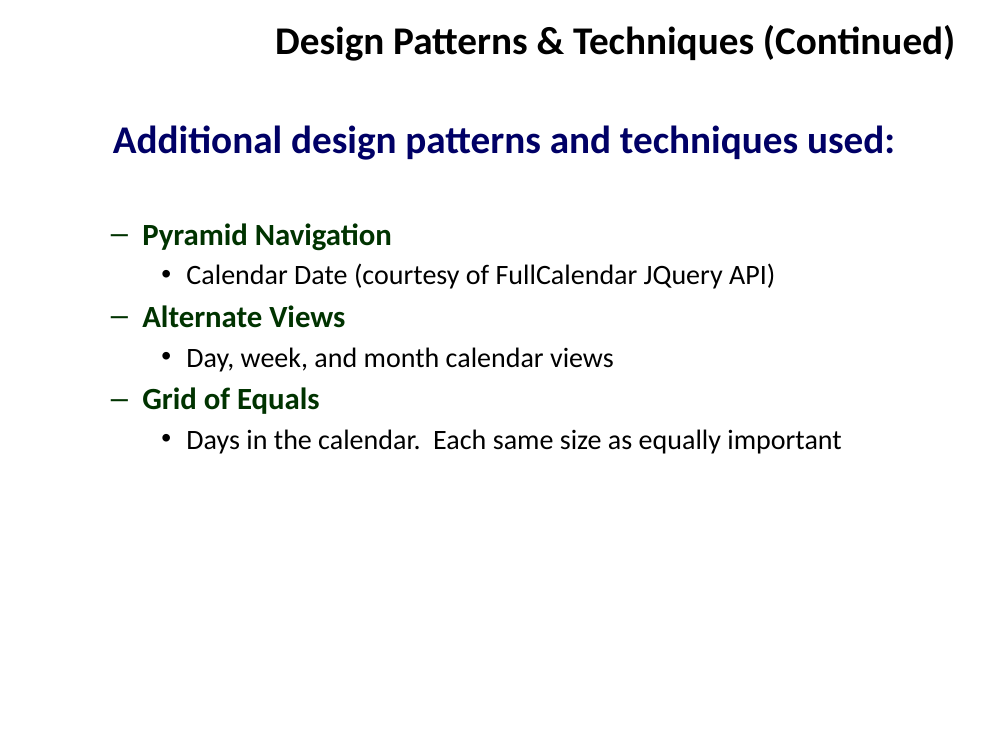
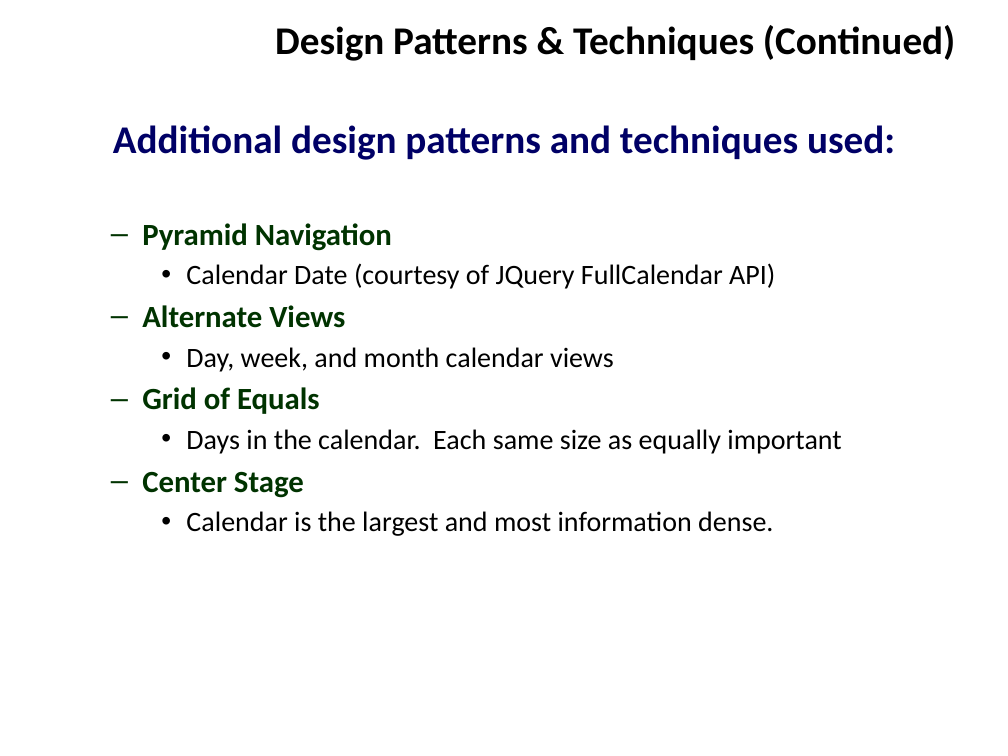
Before and after one commit to ZaydH/CS235, a slide deck: slide 5 of Assignment #3 - Application Prototype/CS235 - Assignment #3 - Application Prototype.pptx. Drawn at 1008x756 pixels with LibreOffice and Linux fonts; fonts in the diff are those of the drawing; background and template pictures are left out. Boxes give left, top, right and bottom in pixels: in the first picture for what was removed or moved away, otherwise in the second. Text is boxed around its words. In the diff, an @@ line names an element or a change of style, - is before the commit and + after.

Commit message:
Uploading the CS235 presentation with center stage included.

```diff
--- a/Assignment #3 - Application Prototype/CS235 - Assignment #3 - Application Prototype.pptx
+++ b/Assignment #3 - Application Prototype/CS235 - Assignment #3 - Application Prototype.pptx
@@ text at (186, 263, 775, 289): text changed @@
-    • Calendar Date (courtesy of FullCalendar JQuery API)
+    • Calendar Date (courtesy of JQuery FullCalendar API)
@@ text at (142, 471, 773, 536): paragraphs added @@
+  – Center Stage
+    • Calendar is the largest and most information dense.
```
